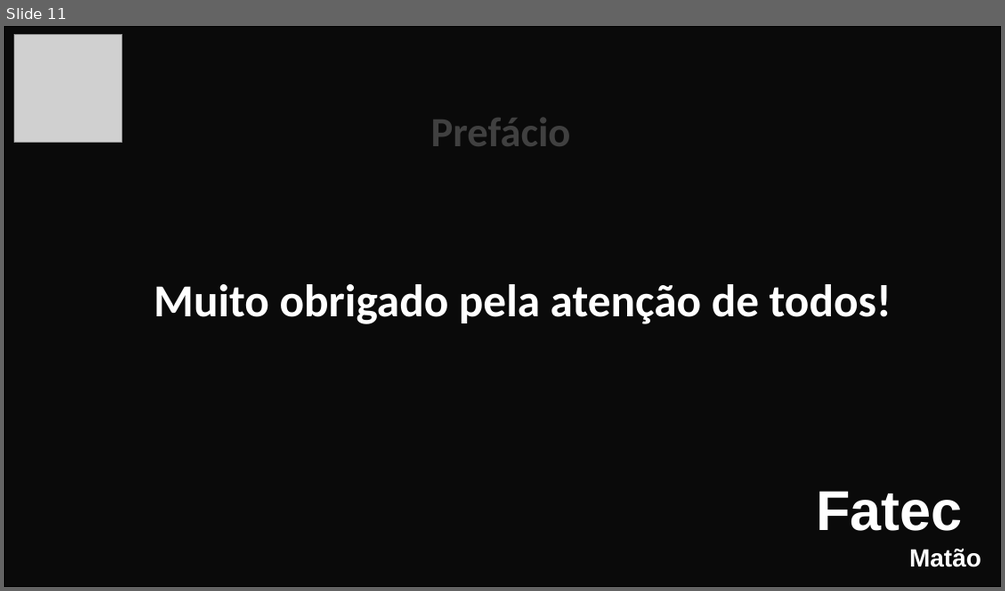
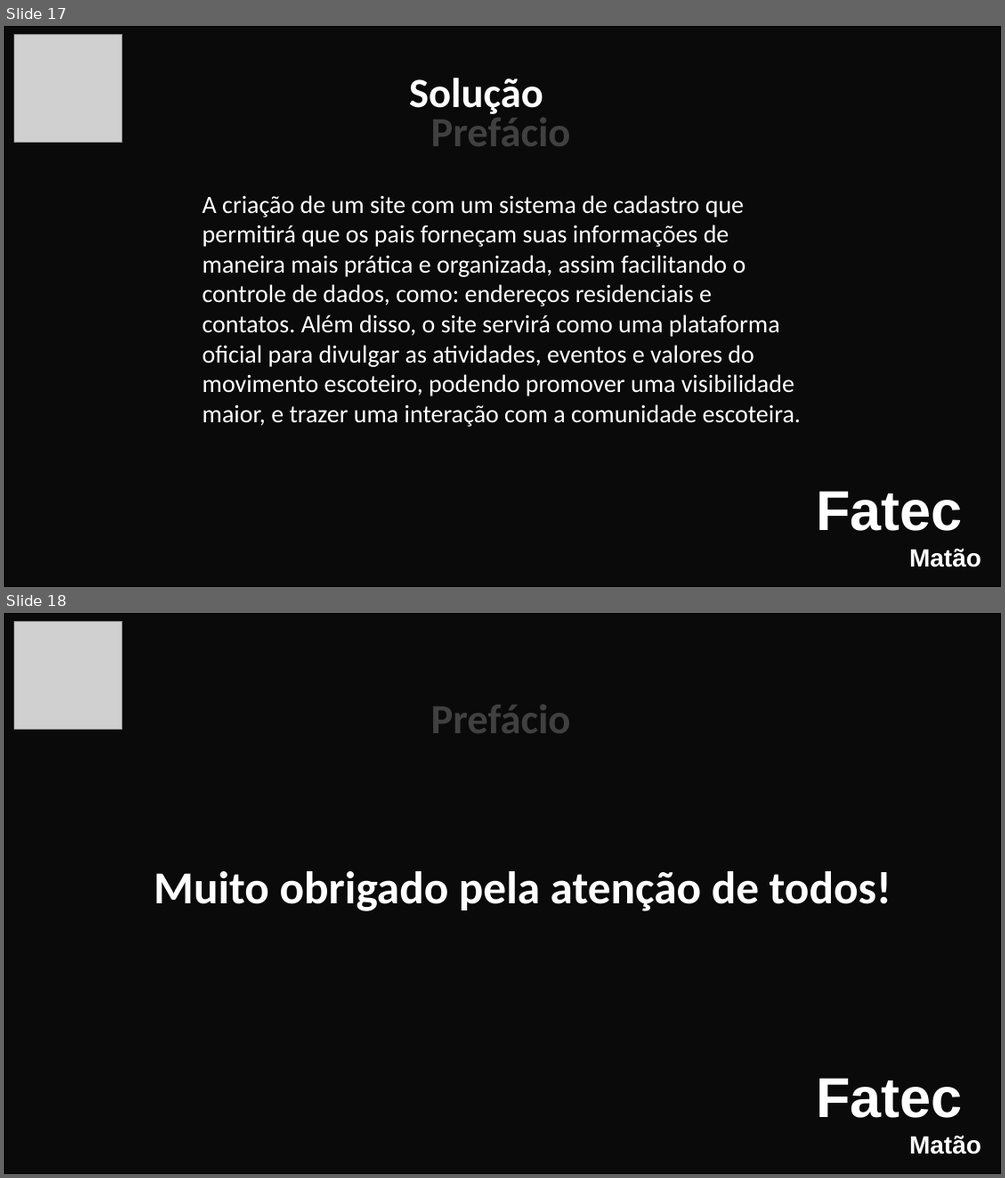
Before and after one commit to Interdisciplinary-Project/Documents, a slide deck: Apresentação-Projeto 13-06.pptx. Shown one above the other, each under a label of ours: slide 11 before the commit, slides 17 and 18 after it. The pictures are 1005x591 and 1005x1178 pixels, drawn with LibreOffice and Linux fonts; fonts in the diff are those of the drawing; grey boxes stand for pictures; background and template pictures are left out; a plain dark background stands for a picture behind light text. Boxes give left, top, right and bottom in pixels: in the first picture for what was removed or moved away, otherwise in the second. Text is boxed around its words. In the diff, an @@ line names an element or a change of style, - is before the commit and + after.

```diff
--- a/Apresentação-Projeto 13-06.pptx
+++ b/Apresentação-Projeto 13-06.pptx
@@ slide 17 added at [4, 26, 1001, 587], background picture (left out) @@
@@ rectangle added at [4, 26, 1001, 587], fill #000000 at 75% opacity, outline #000000 1.5 pt @@
@@ picture added at [15, 34, 122, 142] @@
@@ text added at [409, 78, 543, 114], 40 pt, text #FFFFFF, bold @@
+Solução
@@ text added at [431, 111, 571, 146], 40 pt, text #FFFFFF, bold @@
+Prefácio
@@ text added at [202, 195, 801, 426], 24 pt, text #FFFFFF @@
+A criação de um site com um sistema de cadastro que permitirá que os pais forneçam suas informações de maneira mais prática e organizada, assim facilitando o controle de dados, como: endereços residenciais e contatos. Além disso, o site servirá como uma plataforma oficial para divulgar as atividades, eventos e valores do movimento escoteiro, podendo promover uma visibilidade maior, e trazer uma interação com a comunidade escoteira.
@@ text added at [816, 491, 981, 567], 54 pt, text #FFFFFF, bold @@
+Fatec
+Matão
@@ what was slide 11 is now slide 18 @@
```
Also in this commit, not shown: 9 slides changed, 6 other slides added.
